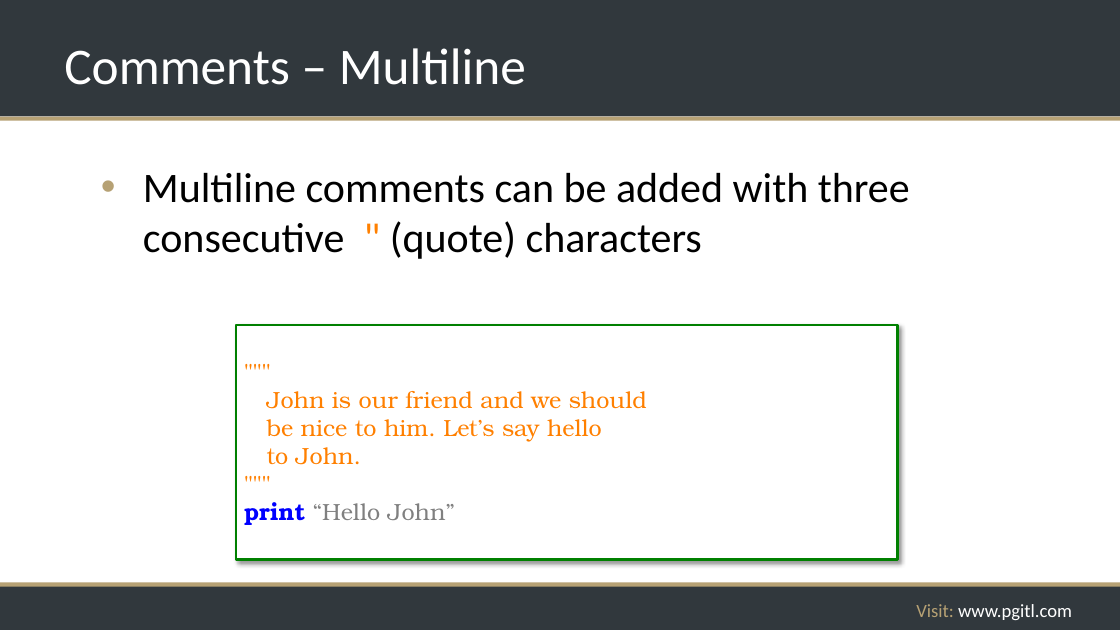
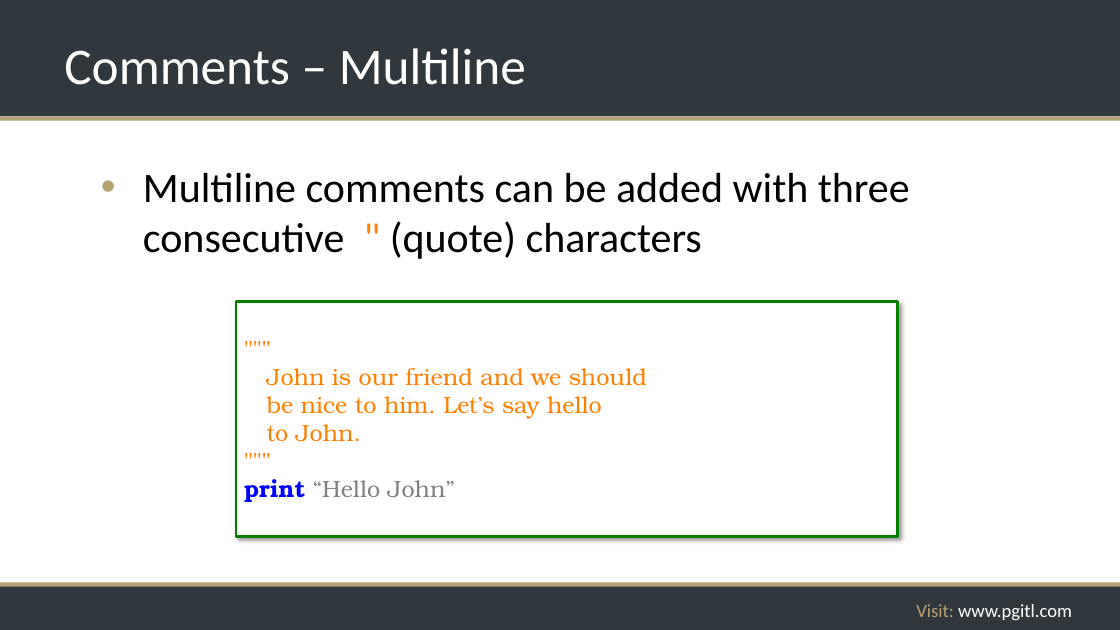
Before and after one commit to rikkouri/project-a, a slide deck: slide 36 of Programming Foundations.pptx. Drawn at 1120x630 pixels with LibreOffice and Linux fonts; fonts in the diff are those of the drawing; background and template pictures are left out. Boxes give left, top, right and bottom in pixels: in the first picture for what was removed or moved away, otherwise in the second. Text is boxed around its words. In the diff, an @@ line names an element or a change of style, - is before the commit and + after.

```diff
--- a/Programming Foundations.pptx
+++ b/Programming Foundations.pptx
@@ rectangle """"": place and size @@
-rectangle """"" at (236, 325, 897, 560)
+rectangle """"" at (236, 302, 897, 536)
```
Also in this commit, not shown: 15 other slides changed.
